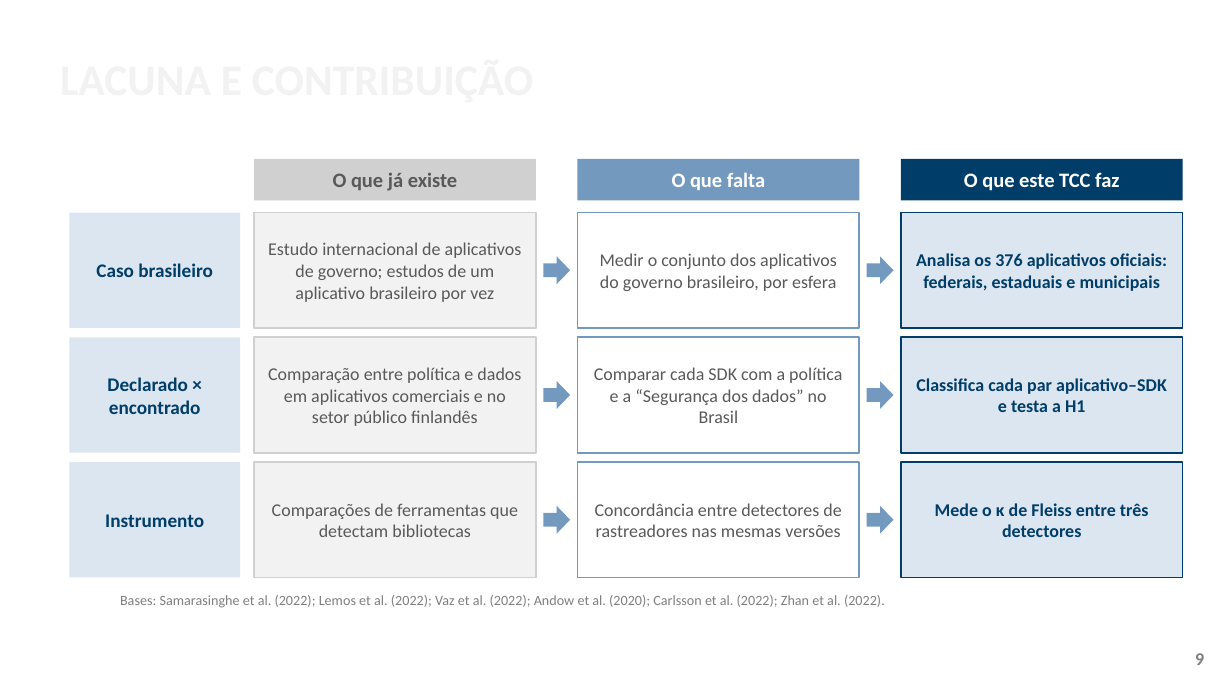
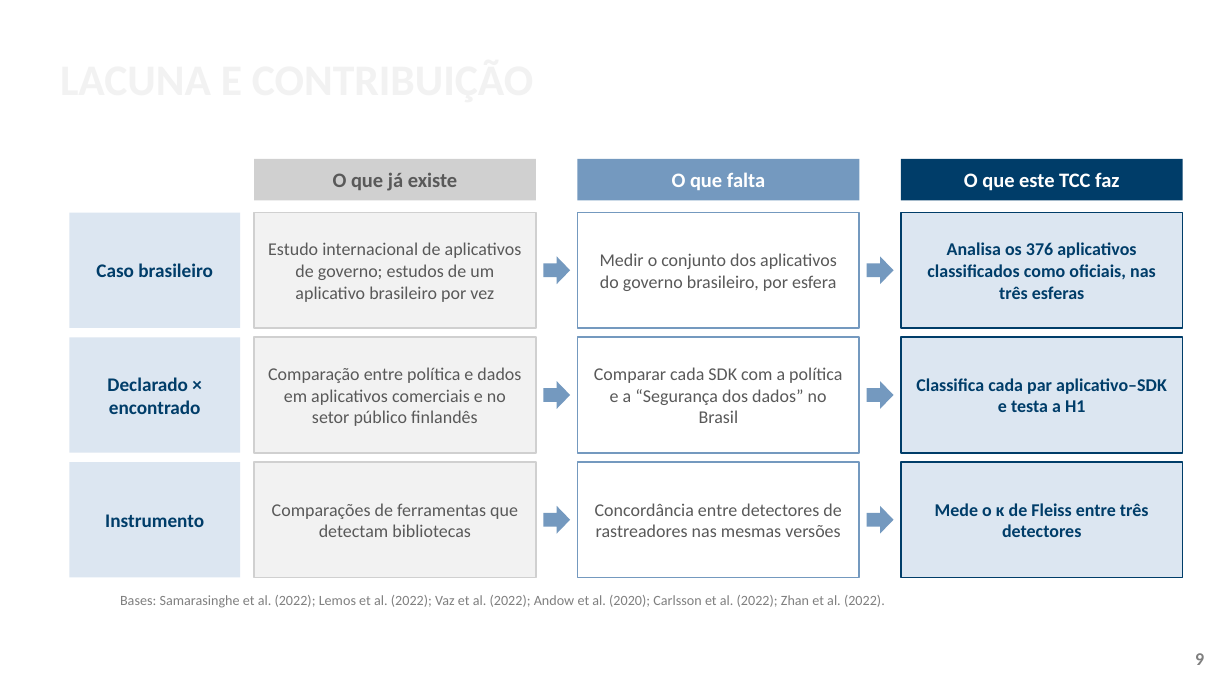
Before and after one commit to ClaudioAMF1/TCC, a slide deck: slide 9 of tcc/apresentacao/apresentacao-defesa-final.pptx. Drawn at 1232x693 pixels with LibreOffice and Linux fonts; fonts in the diff are those of the drawing; background and template pictures are left out. Boxes give left, top, right and bottom in pixels: in the first picture for what was removed or moved away, otherwise in the second. Text is boxed around its words. In the diff, an @@ line names an element or a change of style, - is before the commit and + after.

```diff
--- a/tcc/apresentacao/apresentacao-defesa-final.pptx
+++ b/tcc/apresentacao/apresentacao-defesa-final.pptx
@@ text at bbox=[927, 242, 1156, 299]: text changed @@
-Analisa os 376 aplicativos oficiais: federais, estaduais e municipais
+Analisa os 376 aplicativos classificados como oficiais, nas três esferas
```
Also in this commit, not shown: 7 other slides changed, 9 other files.
